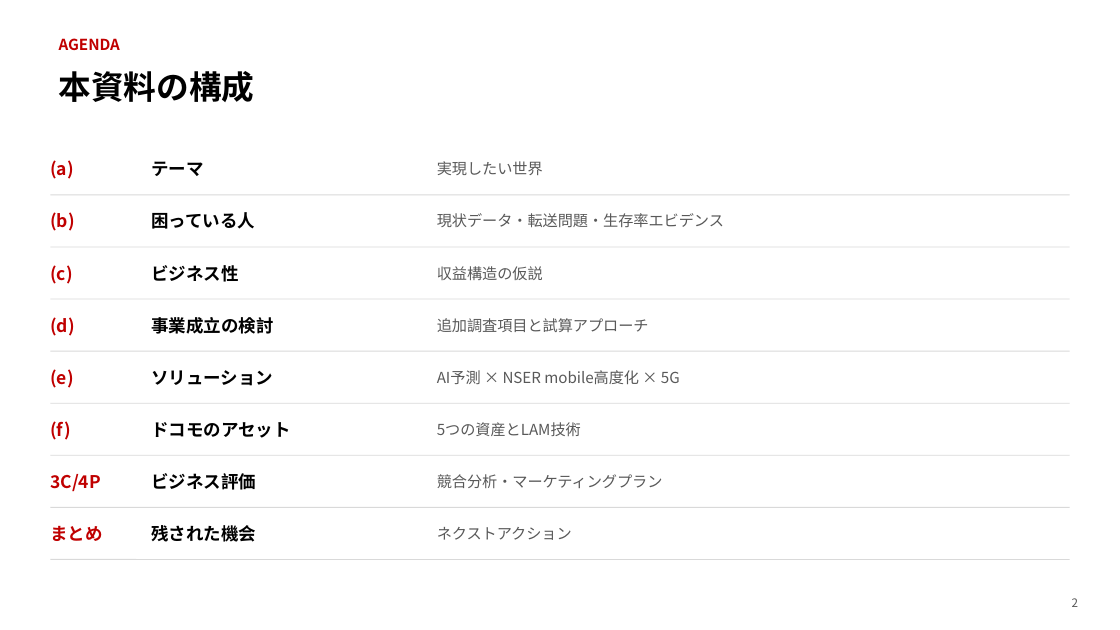
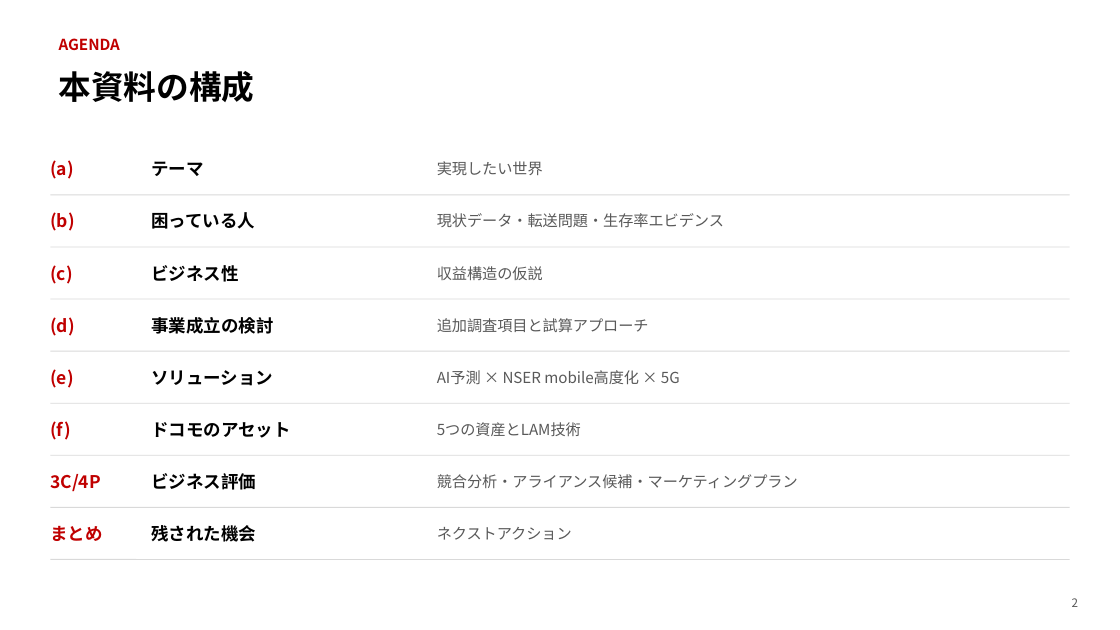
Before and after one commit to nasukazunori/NasuVault2, a slide deck: slide 2 of 大貴/添付ファイル/救急搬送たらい回し問題_ビジネス評価資料.pptx. Drawn at 1120x630 pixels with LibreOffice and Linux fonts; fonts in the diff are those of the drawing. Boxes give left, top, right and bottom in pixels: in the first picture for what was removed or moved away, otherwise in the second. Text is boxed around its words. In the diff, an @@ line names an element or a change of style, - is before the commit and + after.

```diff
--- a/大貴/添付ファイル/救急搬送たらい回し問題_ビジネス評価資料.pptx
+++ b/大貴/添付ファイル/救急搬送たらい回し問題_ビジネス評価資料.pptx
@@ text at box(437, 474, 798, 488): text changed @@
-競合分析・マーケティングプラン
+競合分析・アライアンス候補・マーケティングプラン
```
Also in this commit, not shown: 4 other slides changed, 2 slides added, 1 other file.
